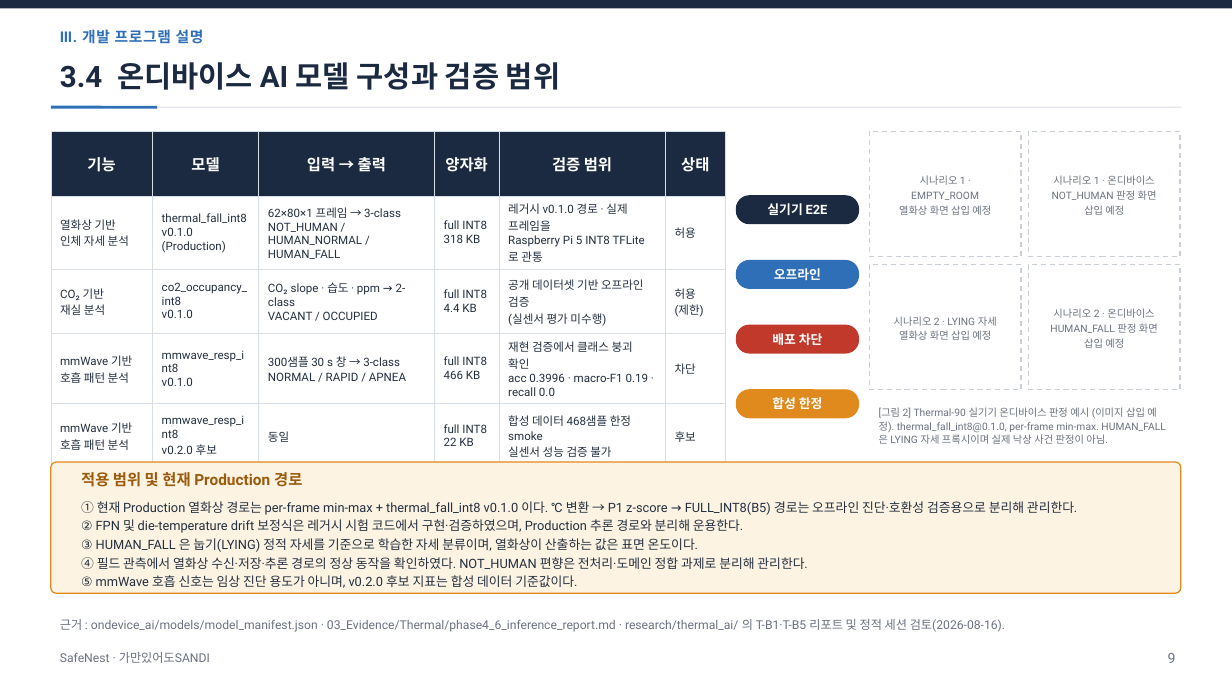
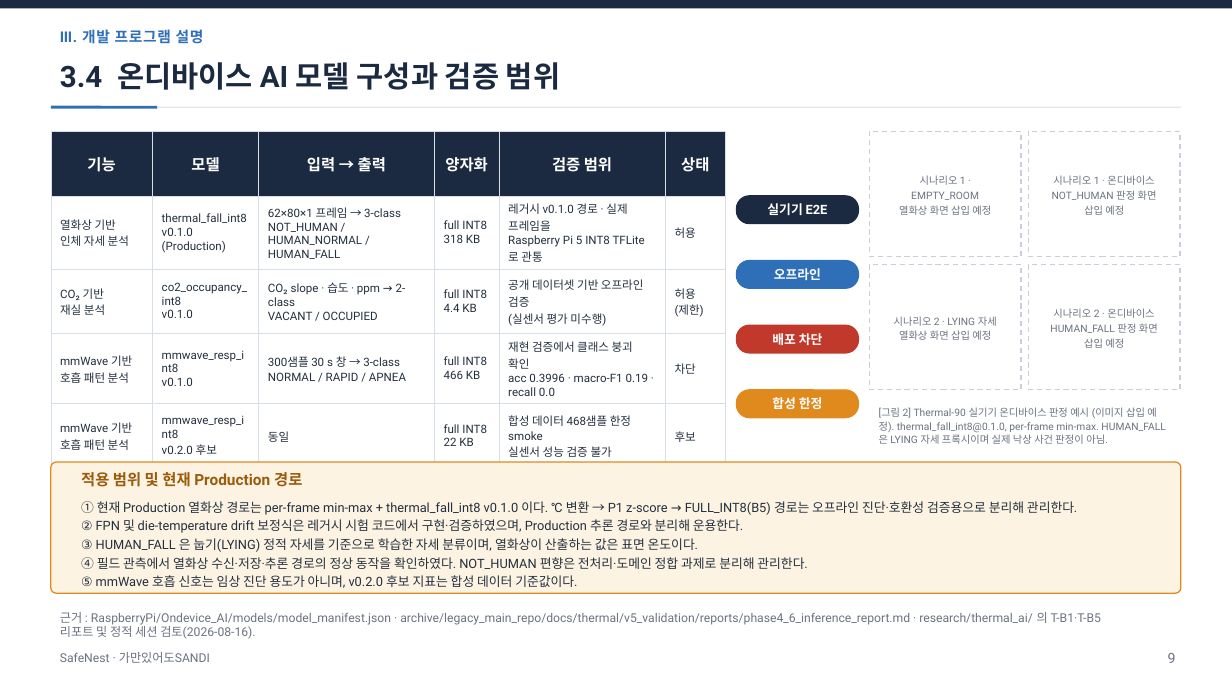
Before and after one commit to jinsu1011/safenest-embedded-competition, a slide deck: slide 10 of final-report/2026ESWContest_자유공모_가만있어도SANDI_개발완료보고서.pptx. Drawn at 1232x693 pixels with LibreOffice and Linux fonts; fonts in the diff are those of the drawing. Boxes give left, top, right and bottom in pixels: in the first picture for what was removed or moved away, otherwise in the second. Text is boxed around its words. In the diff, an @@ line names an element or a change of style, - is before the commit and + after.

```diff
--- a/final-report/2026ESWContest_자유공모_가만있어도SANDI_개발완료보고서.pptx
+++ b/final-report/2026ESWContest_자유공모_가만있어도SANDI_개발완료보고서.pptx
@@ text at bbox=[60, 612, 1101, 639]: text changed @@
-근거 : ondevice_ai/models/model_manifest.json · 03_Evidence/Thermal/phase4_6_inference_report.md · research/thermal_ai/ 의 T-B1·T-B5 리포트 및 정적 세션 검토(2026-08-16).
+근거 : RaspberryPi/Ondevice_AI/models/model_manifest.json · archive/legacy_main_repo/docs/thermal/v5_validation/reports/phase4_6_inference_report.md · research/thermal_ai/ 의 T-B1·T-B5 리포트 및 정적 세션 검토(2026-08-16).
```
Also in this commit, not shown: 10 other slides changed, 14 other files.
